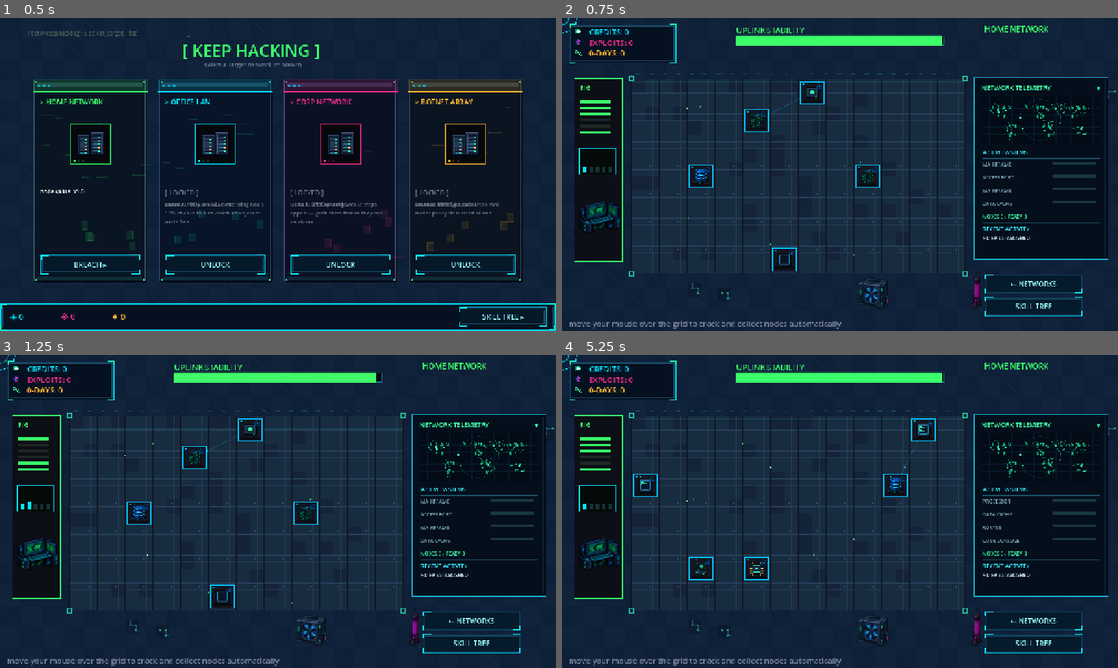
Above: before the commit, frames 1-4 (two rows, left to right).
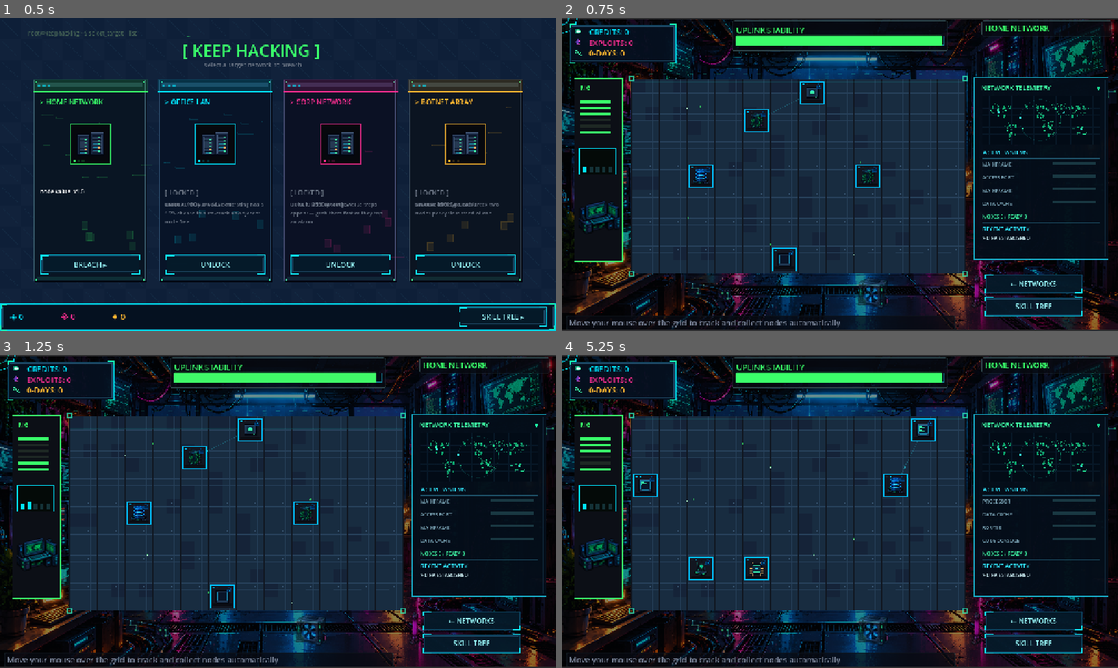
Above: after the commit, the same moments.

Repository: rfonseca85/keep-hacking
Game: Godot game, scene res://scenes/NetworkSelect.tscn
Same seed, same stepped clock (60 frames per second), same inputs: the game is played once before the commit and once after it.
Inputs (mouse positions are in pixels of both pictures, inside the frame that each line leads up to):
- Up to frame 1 (0.5 s): no input
- Up to frame 2 (0.75 s): click "BREACH ▸" at 0.5 s
- Up to frame 3 (1.25 s): no input
- Up to frame 4 (5.25 s): click "← NETWORKS" at 1.25 s; click "UNLOCK" at 2 s; click "SKILL TREE ▸" at 2.75 s; click (645, 417) at 3.52 s; click "CHANGE NETWORK" at 4.25 s; click "BREACH ▸" at 5 s

Frame 1 is identical in both runs. In frame 2, 30% of the frame differs, in the area x 0-100%, y 0-100%; in frame 3, 30%; in frame 4, 30%.

Commit message:
Update main menu background and add HUD backing panels
- Replace old `background.png` with new `main_office_bg.png` under `assets/game/backgrounds/`
- Update `MainBackground.tscn` to use the new office background and add a dark scrim overlay
- Add semi-transparent styled backing panels behind Trace, Tier, and Hint HUD elements
- Tweak label positions and widths for cleaner layout

Diff:
--- a/scenes/ui/MainBackground.tscn
+++ b/scenes/ui/MainBackground.tscn
@@ -1,16 +1,24 @@
 [gd_scene format=3 uid="uid://dn1vqduv50f0c"]
 
-[ext_resource type="Texture2D" uid="uid://usjfndgcitps" path="res://assets/game/backgrounds/ui_blue_background_1280x720.png" id="1"]
+[ext_resource type="Texture2D" uid="uid://c71hu75fmagky" path="res://assets/game/backgrounds/main_office_bg.png" id="1"]
 
 [node name="MainBackground" type="Node2D" unique_id=850522627]
 
 [node name="Backdrop" type="TextureRect" parent="." unique_id=1015110860]
 z_index = -10
+texture_filter = 1
 offset_right = 1280.0
 offset_bottom = 720.0
 texture = ExtResource("1")
 expand_mode = 1
 stretch_mode = 5
+
+[node name="Scrim" type="ColorRect" parent="." unique_id=331302682]
+z_index = -9
+offset_right = 1280.0
+offset_bottom = 720.0
+mouse_filter = 2
+color = Color(0.015, 0.02, 0.035, 0.45)
 
 [node name="CircuitDecor" type="Node2D" parent="." unique_id=331302683]
 z_index = -9
--- a/scenes/ui/MainHUD.tscn
+++ b/scenes/ui/MainHUD.tscn
@@ -3,6 +3,18 @@
 [ext_resource type="Texture2D" uid="uid://bgd88uuark538" path="res://assets/game/icons/credits.png" id="2"]
 [ext_resource type="Texture2D" uid="uid://f0h0m17g6177" path="res://assets/game/icons/exploit.png" id="3"]
 [ext_resource type="Texture2D" uid="uid://xlcu3inp2x5a" path="res://assets/game/icons/key.png" id="4"]
+
+[sub_resource type="StyleBoxFlat" id="HudBacking1"]
+bg_color = Color(0.03, 0.04, 0.07, 0.72)
+border_width_left = 1
+border_width_top = 1
+border_width_right = 1
+border_width_bottom = 1
+border_color = Color(0.2, 0.3, 0.32, 0.6)
+corner_radius_top_left = 4
+corner_radius_top_right = 4
+corner_radius_bottom_right = 4
+corner_radius_bottom_left = 4
 
 [node name="MainHUD" type="CanvasLayer" unique_id=409679317]
 
@@ -28,7 +40,7 @@
 layout_mode = 0
 offset_left = 46.0
 offset_top = 7.0
-offset_right = 280.0
+offset_right = 240.0
 offset_bottom = 33.0
 theme_override_colors/font_color = Color(0, 0.898039, 1, 1)
 theme_override_font_sizes/font_size = 18
@@ -50,7 +62,7 @@
 layout_mode = 0
 offset_left = 45.0
 offset_top = 32.0
-offset_right = 279.0
+offset_right = 243.0
 offset_bottom = 58.0
 theme_override_colors/font_color = Color(1, 0.180392, 0.572549, 1)
 theme_override_font_sizes/font_size = 18
@@ -72,11 +84,18 @@
 layout_mode = 0
 offset_left = 46.0
 offset_top = 56.0
-offset_right = 280.0
+offset_right = 239.0
 offset_bottom = 82.0
 theme_override_colors/font_color = Color(1, 0.721569, 0.188235, 1)
 theme_override_font_sizes/font_size = 18
 text = "0-DAYS: 0"
+
+[node name="TraceGroupPanel" type="Panel" parent="." unique_id=1799620011]
+offset_left = 392.0
+offset_top = 6.0
+offset_right = 888.0
+offset_bottom = 76.0
+theme_override_styles/panel = SubResource("HudBacking1")
 
 [node name="TraceLabel" type="Label" parent="." unique_id=1799620012]
 unique_name_in_owner = true
@@ -107,11 +126,18 @@
 theme_override_font_sizes/font_size = 12
 autowrap_mode = 3
 
+[node name="TierLabelPanel" type="Panel" parent="." unique_id=1173904193]
+offset_left = 966.0
+offset_top = 6.0
+offset_right = 1266.0
+offset_bottom = 42.0
+theme_override_styles/panel = SubResource("HudBacking1")
+
 [node name="TierLabel" type="Label" parent="." unique_id=1173904194]
 unique_name_in_owner = true
-offset_left = 972.0
-offset_top = 12.0
-offset_right = 1260.0
+offset_left = 974.0
+offset_top = 10.0
+offset_right = 1262.0
 offset_bottom = 36.0
 theme_override_font_sizes/font_size = 18
 text = "TIER"
@@ -134,15 +160,22 @@
 theme_override_colors/font_color = Color(0, 0.898039, 1, 1)
 text = "SKILL TREE"
 
+[node name="HintPanel" type="Panel" parent="." unique_id=1634241924]
+offset_left = 10.0
+offset_top = 684.0
+offset_right = 906.0
+offset_bottom = 718.0
+theme_override_styles/panel = SubResource("HudBacking1")
+
 [node name="HintLabel" type="Label" parent="." unique_id=1634241925]
 unique_name_in_owner = true
 offset_left = 16.0
-offset_top = 690.0
+offset_top = 688.0
 offset_right = 900.0
 offset_bottom = 714.0
 theme_override_colors/font_color = Color(0.470588, 0.509804, 0.588235, 1)
 theme_override_font_sizes/font_size = 18
-text = "move your mouse over the grid to crack and collect nodes automatically"
+text = "Move your mouse over the grid to crack and collect nodes automatically"
 
 [node name="SummaryDim" type="ColorRect" parent="." unique_id=1841249621]
 unique_name_in_owner = true
Binary file added: assets/game/backgrounds/main_office_bg.png
Not shown, added: assets/game/backgrounds/main_office_bg.png.import
Binary file added: background-final.png
Not shown, added: background-final.png.import
Binary file removed: background.png
Not shown, added: addons/.DS_Store
